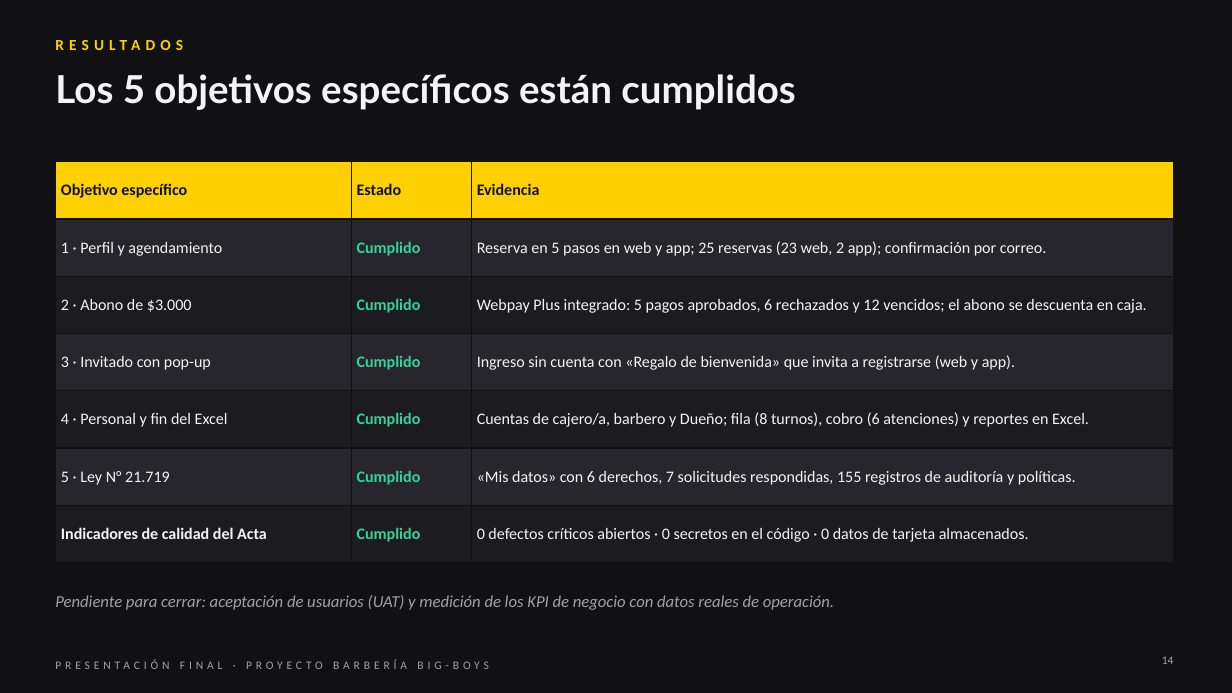
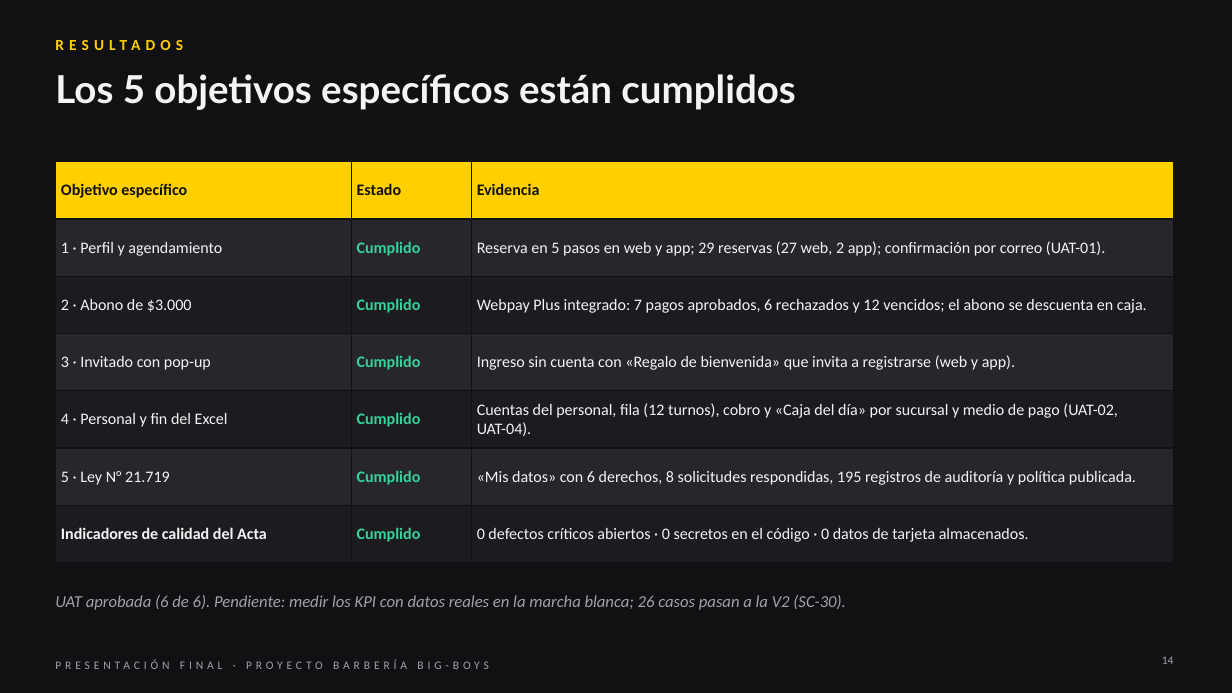
Before and after one commit to Yerko-Rosales/Proyecto_Barberia, a slide deck: slide 14 of Fase 3/Evidencias Grupales/Presentación Final del proyecto (Español).pptx. Drawn at 1232x693 pixels with LibreOffice and Linux fonts; fonts in the diff are those of the drawing. Boxes give left, top, right and bottom in pixels: in the first picture for what was removed or moved away, otherwise in the second. Text is boxed around its words. In the diff, an @@ line names an element or a change of style, - is before the commit and + after.

Commit message:
Cierre de pruebas (10-11-2026): Ciclo 1, Ciclo 2, UAT, Acta e Informe de Cierre
- Pruebas_UAT_10-11-2026: resultados de los 77 casos funcionales (51 aprobados, 26 diferidos a la V2),
  11 no funcionales (10 aprobados) y 6 escenarios UAT (6 aprobados), registro de 17 defectos, scripts y capturas.
- Documento 18 v1.5: resumen por ciclo, Tabla 20 (defectos) y Tabla 21 (resultado por caso).
- Documento 11 v1.5: SC-30 (casos diferidos a la V2) y SC-31 (UAT ejecutada por el equipo).
- Documento 15 v1.8: R-02 y R-15 cerrados (18 riesgos, 12 activos). Documento 00 v2.4 y README.
- Documento 13 v1.0 (Acta de Cierre) y documento 14 v1.0 (Informe de Cierre y Lecciones Aprendidas).
- Presentación final actualizada con los resultados del cierre.

```diff
--- a/Fase 3/Evidencias Grupales/Presentación Final del proyecto (Español).pptx
+++ b/Fase 3/Evidencias Grupales/Presentación Final del proyecto (Español).pptx
@@ table at (55,162,1174,546) @@
-row 2, column 3: Reserva en 5 pasos en web y app; 25 reservas (23 web, 2 app); confirmación por correo.
+row 2, column 3: Reserva en 5 pasos en web y app; 29 reservas (27 web, 2 app); confirmación por correo (UAT-01).
-row 3, column 3: Webpay Plus integrado: 5 pagos aprobados, 6 rechazados y 12 vencidos; el abono se descuenta en caja.
+row 3, column 3: Webpay Plus integrado: 7 pagos aprobados, 6 rechazados y 12 vencidos; el abono se descuenta en caja.
-row 5, column 3: Cuentas de cajero/a, barbero y Dueño; fila (8 turnos), cobro (6 atenciones) y reportes en Excel.
+row 5, column 3: Cuentas del personal, fila (12 turnos), cobro y «Caja del día» por sucursal y medio de pago (UAT-02, UAT-04).
-row 6, column 3: «Mis datos» con 6 derechos, 7 solicitudes respondidas, 155 registros de auditoría y políticas.
+row 6, column 3: «Mis datos» con 6 derechos, 8 solicitudes respondidas, 195 registros de auditoría y política publicada.
@@ text at (55,595,846,610): text changed @@
-Pendiente para cerrar: aceptación de usuarios (UAT) y medición de los KPI de negocio con datos reales de operación.
+UAT aprobada (6 de 6). Pendiente: medir los KPI con datos reales en la marcha blanca; 26 casos pasan a la V2 (SC-30).
```
Also in this commit, not shown: 7 other slides changed, 31 other files.
